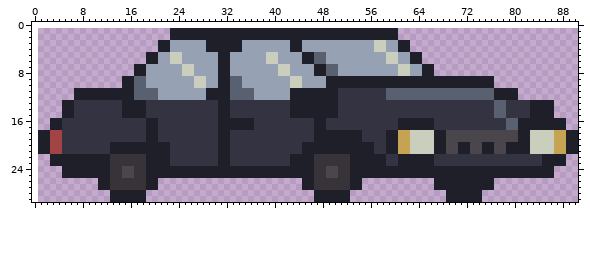
Two states of a pixel-art file, assets/car.aseprite. That is the earlier state.
90x29 pixels, 1 frame. The old version is drawn lined up with the new one, on the new canvas.
After the commit:
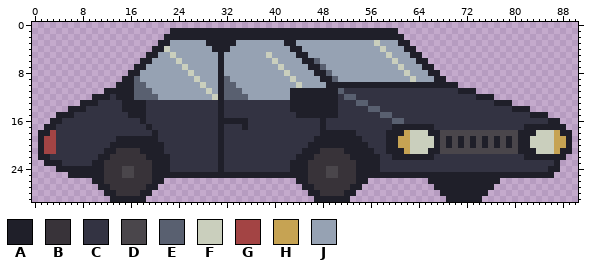
Palette (. is transparent): A #1f1f29  B #383339  C #333342  D #4a464b  E #596070  F #cacfbd  G #a34444  H #c6a353  J #96a2b3
Commit message: car and crime stage
What changed:
canvas 90x29 -> 91x30, the old top-left corner now at 1,1
Changed rows in their new state; - is an unchanged pixel.
first column x 1:
 2 ---------------------A--------------------------------------A-----------------------------
 3 ---------------------------------J-------A-J-------------J--------------------------------
 4 -------------------A-F------J---JJ----------------------J---J-A---------------------------
 5 -----------------------J-------J-------J---A-JJJ-----------J------------------------------
 6 -----------------A-J--J--------J------J--------J----------J---J-A-------------------------
 7 -------------------------J-----J---------J---A-EJJ-----------J----------------------------
 8 ---------------A-J------J------J--------J--------J----------J---J-A-----------------------
 9 -----------------J---------J---EJJ---------J---A-EJJJJJJJJJJJJFJJJ--........--------------
10 -------------A------------J----E-J--------J---------------------------......--------------
11 ------.....--------J--------FJ-E--JJ--------------E-------CCCCCCCCCCCCAAA.......----------
12 ------...---C---------------JF-E---J---------------EE-----CCCCCCCCCCCCCCCAAA....----------
13 ----...AAA---------------------C---------------------EE---------------------AAA.......----
14 ----.-AA-----------------------C-----------------------EE-------------------CC-AAA....----
15 ---A----------C----------------C----------C--------------EE-----------------CC-------.----
16 -----------------ACC---------------C----------C------------EECCCCC------------CCCCCCC--.--
17 -A-C---------------C-----------CCC-C----------C------------A------------------CCC---------
18 ---C--------------C------------C--------------C------C------A----A-D--------------A----A-.
19 -G-C---------AAAAA-------------C-----------------------------------DA-A-A-A-A-A----------.
20 -G-C-----------------C---------C------------C----------C-----------DA--DA--DA--D---------.
21 -G-C-------A-BBBB----C---------C---------------BBBB---------A----A-D--DD--DD--DD--A----A-.
22 AACCCCCCCC---------------------C----------C--------------C-A---------------------AAA------
23 -A--CCCCC--B------B------------C-------------B------B----C--CCCCCC------------------CC-.--
24 ---A-------B------B---CCCCCCCC-CCCCCCCCCCC---B------B----CCCCCCCCCCCCCCCCCCCCCCCCCCCC-A---
25 ----.------B------B--------------------------B------B-------------------------------------
26 ---------A-B------B-A----------------------A-B------B-A----------A----------A-------------
28 -----------A-BBBB-A--------------------------A-BBBB-A--------------A------A---------------
